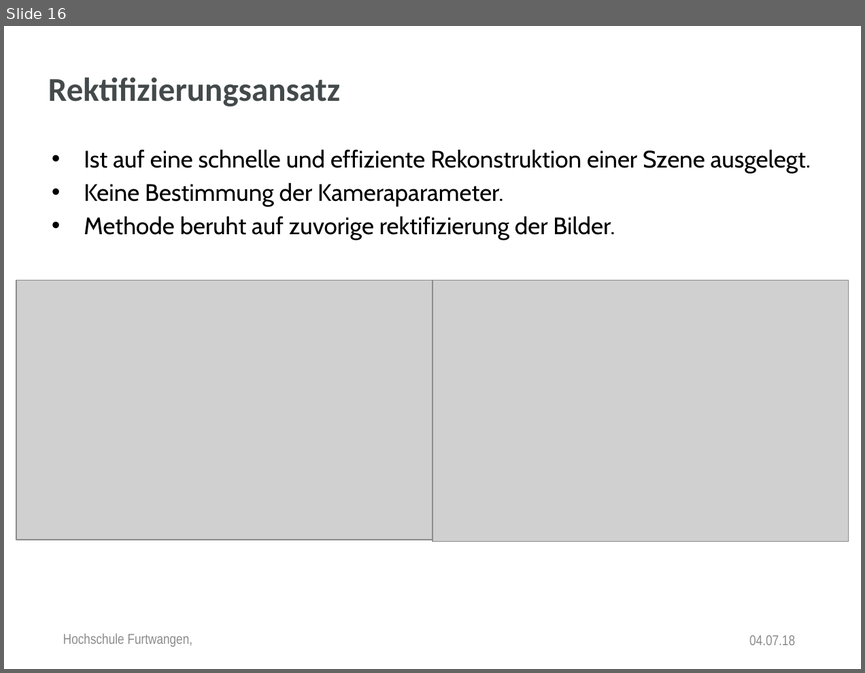
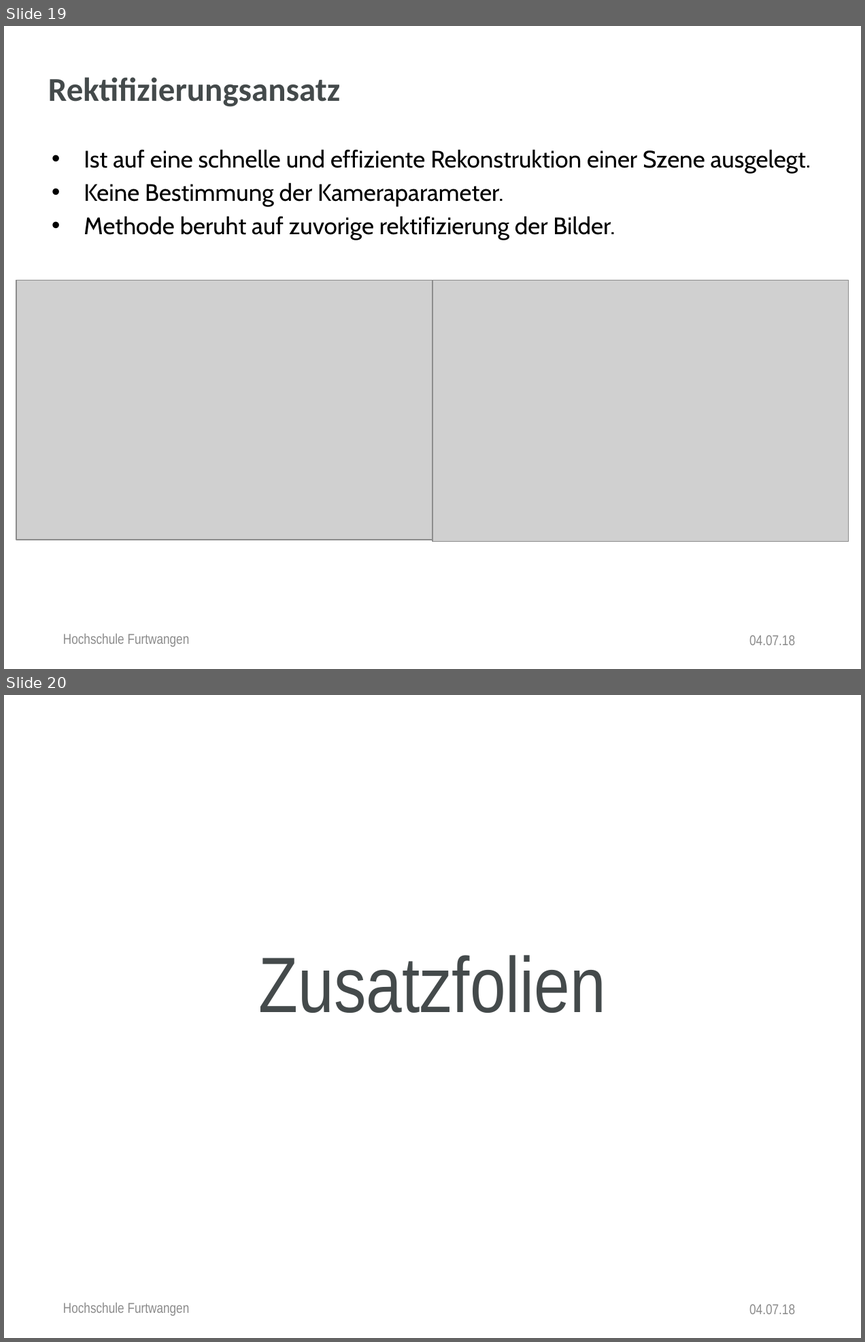
Before and after one commit to anjak610/MasterDuCC, a slide deck: Thesis/Disputation/PowerPointPresentation/V2_Dispo_HFU_Design.pptx. Shown one above the other, each under a label of ours: slide 16 before the commit, slides 19 and 20 after it. The pictures are 865x673 and 865x1342 pixels, drawn with LibreOffice and Linux fonts; fonts in the diff are those of the drawing; grey boxes stand for pictures; background and template pictures are left out. Boxes give left, top, right and bottom in pixels: in the first picture for what was removed or moved away, otherwise in the second. Text is boxed around its words. In the diff, an @@ line names an element or a change of style, - is before the commit and + after.

```diff
--- a/Thesis/Disputation/PowerPointPresentation/V2_Dispo_HFU_Design.pptx
+++ b/Thesis/Disputation/PowerPointPresentation/V2_Dispo_HFU_Design.pptx
@@ slide 20 added at [4,695,861,1338], background picture (left out) @@
@@ title added at [259,955,606,1013], 66 pt, text #444A4B @@
+Zusatzfolien
@@ page number added at [54,1248,95,1282], 12 pt, text #FFFFFF @@
+20
@@ text added at [63,1302,190,1315], 12 pt, text #8C8C8C @@
+Hochschule Furtwangen
@@ text added at [749,1304,795,1314], 12 pt, text #8C8C8C @@
+04.07.18
@@ what was slide 16 is now slide 19 @@
@@ slide 19 changed as well @@
@@ text at [63,633,190,646]: text changed @@
-Hochschule Furtwangen,
+Hochschule Furtwangen
```
Also in this commit, not shown: 22 other slides changed, 6 other slides added, 35 other files.
